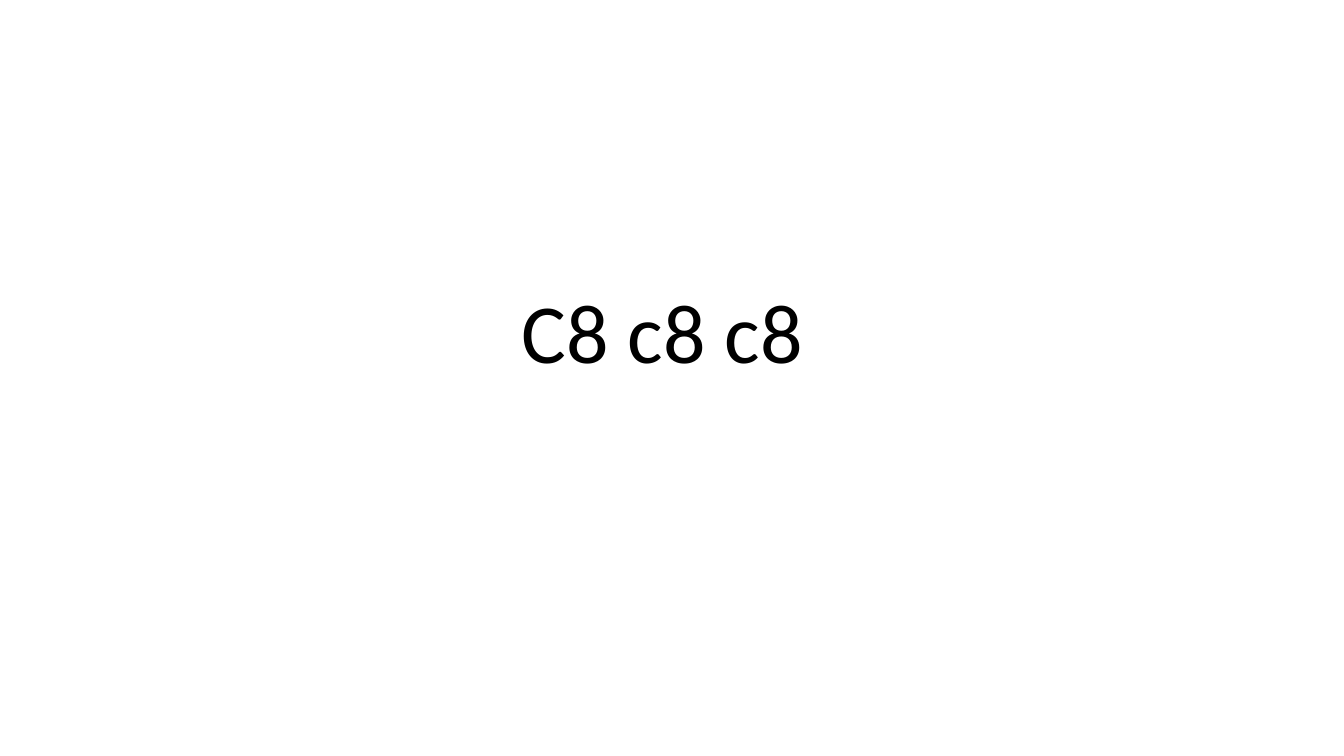
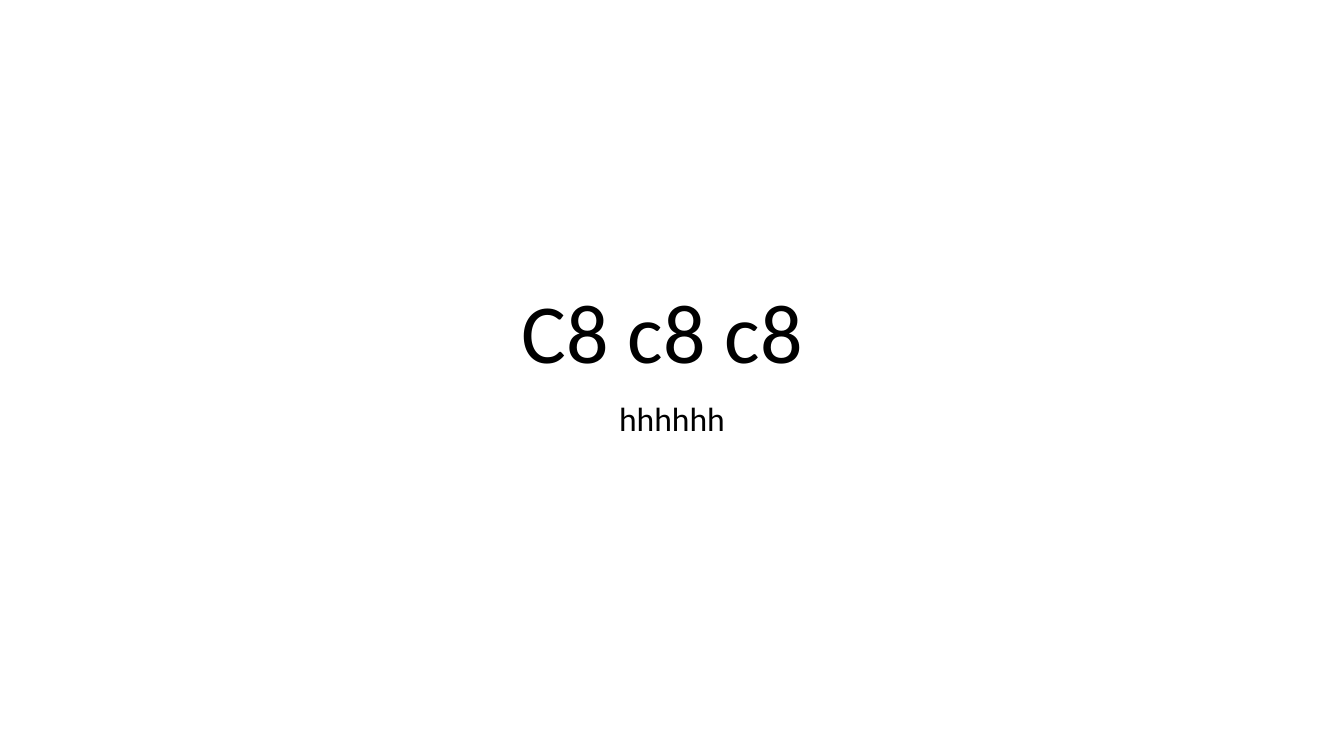
Before and after one commit to anniekui/2019---PBC, a slide deck: slide 1 of in sample.pptx. Drawn at 1344x756 pixels with LibreOffice and Linux fonts; fonts in the diff are those of the drawing. Boxes give left, top, right and bottom in pixels: in the first picture for what was removed or moved away, otherwise in the second. Text is boxed around its words. In the diff, an @@ line names an element or a change of style, - is before the commit and + after.

```diff
--- a/in sample.pptx
+++ b/in sample.pptx
@@ subtitle added at [619, 407, 725, 431], 24 pt, text #000000 @@
+hhhhhh
```
